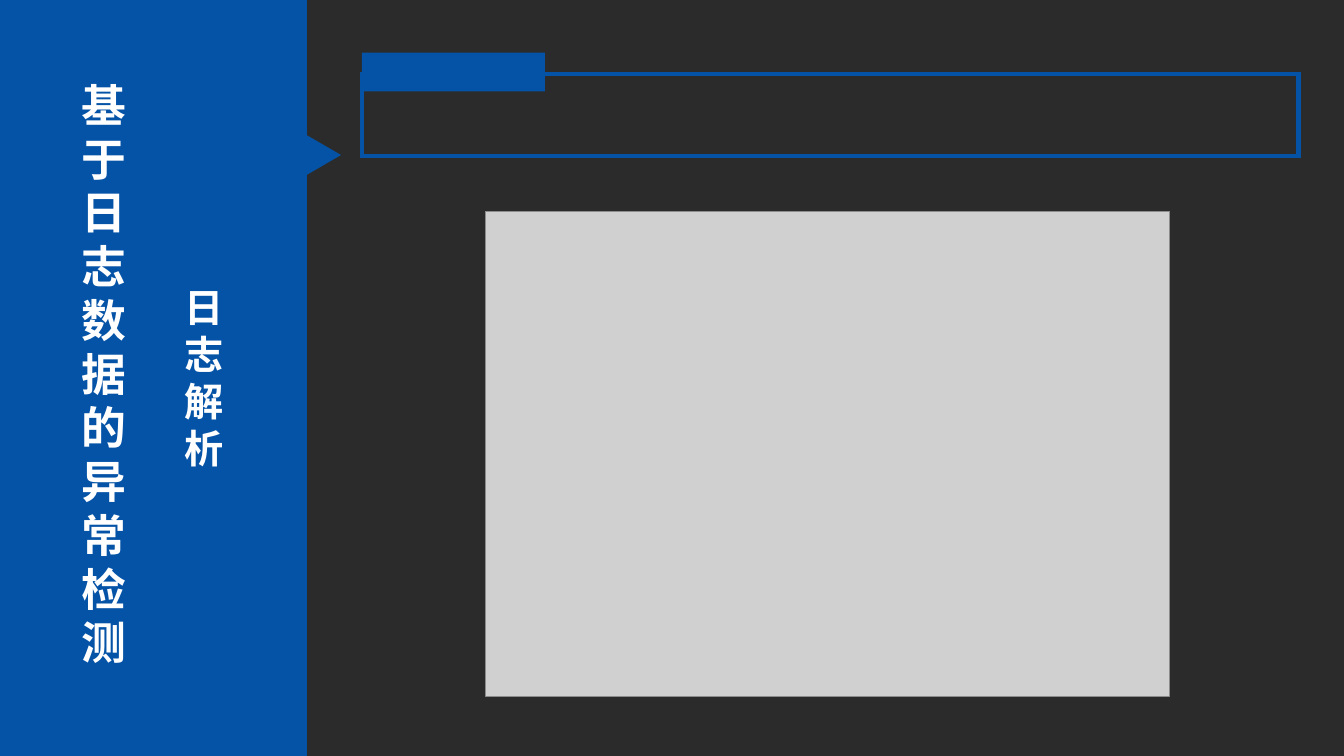
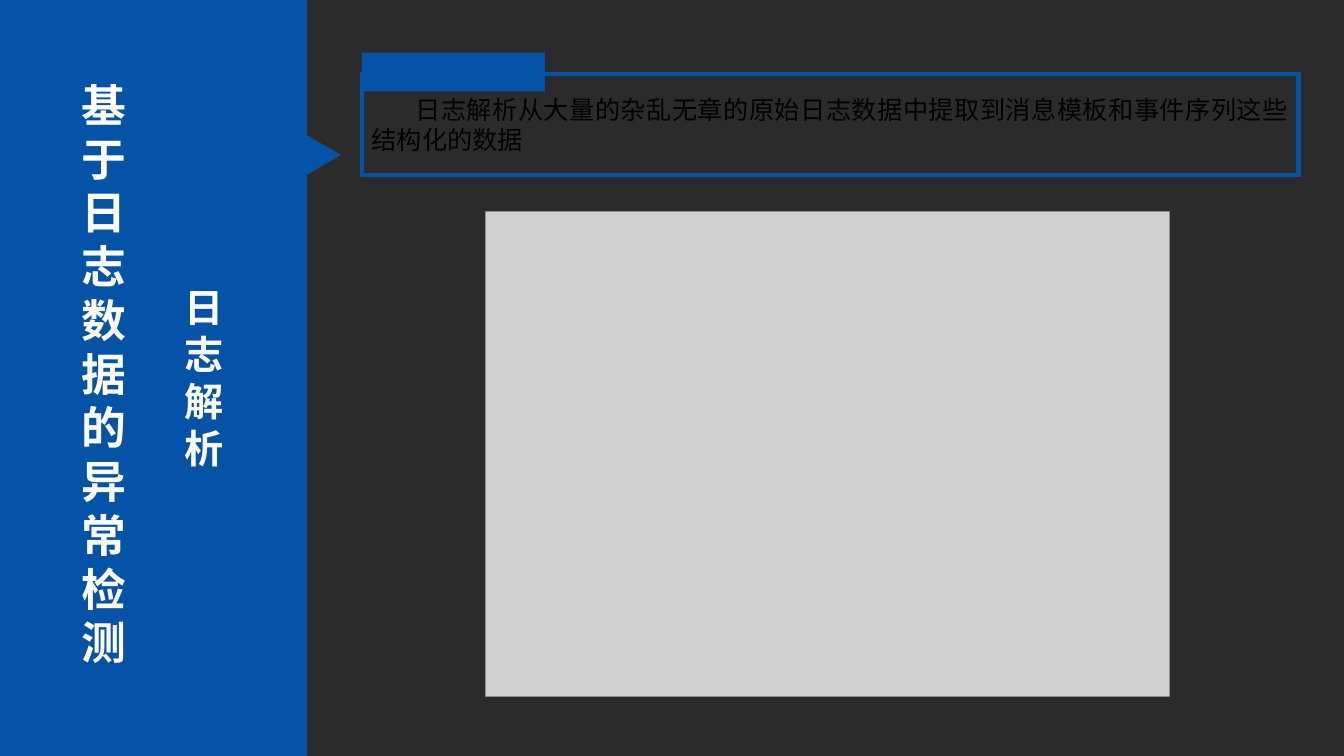
Before and after one commit to huowj/bishe, a slide deck: slide 8 of dabian/毕设.pptx. Drawn at 1344x756 pixels with LibreOffice and Linux fonts; fonts in the diff are those of the drawing; grey boxes stand for pictures; background and template pictures are left out; a plain dark background stands for a picture behind light text. Boxes give left, top, right and bottom in pixels: in the first picture for what was removed or moved away, otherwise in the second. Text is boxed around its words. In the diff, an @@ line names an element or a change of style, - is before the commit and + after.

```diff
--- a/dabian/毕设.pptx
+++ b/dabian/毕设.pptx
@@ rectangle "日志解析从大量的杂乱无章的原始日志数据中提取到消息模板和事件序列这些结构化的数据": place and size @@
-rectangle "日志解析从大量的杂乱无章的原始日志数据中提取到消息模板和事件序列这些结构化的数据" at box(362, 74, 1299, 155)
+rectangle "日志解析从大量的杂乱无章的原始日志数据中提取到消息模板和事件序列这些结构化的数据" at box(362, 74, 1299, 174)
@@ text in rectangle at box(372, 98, 1287, 151): text added @@
+日志解析从大量的杂乱无章的原始日志数据中提取到消息模板和事件序列这些结构化的数据
```
Also in this commit, not shown: 11 other slides changed, 13 slides added, 1 other file.
